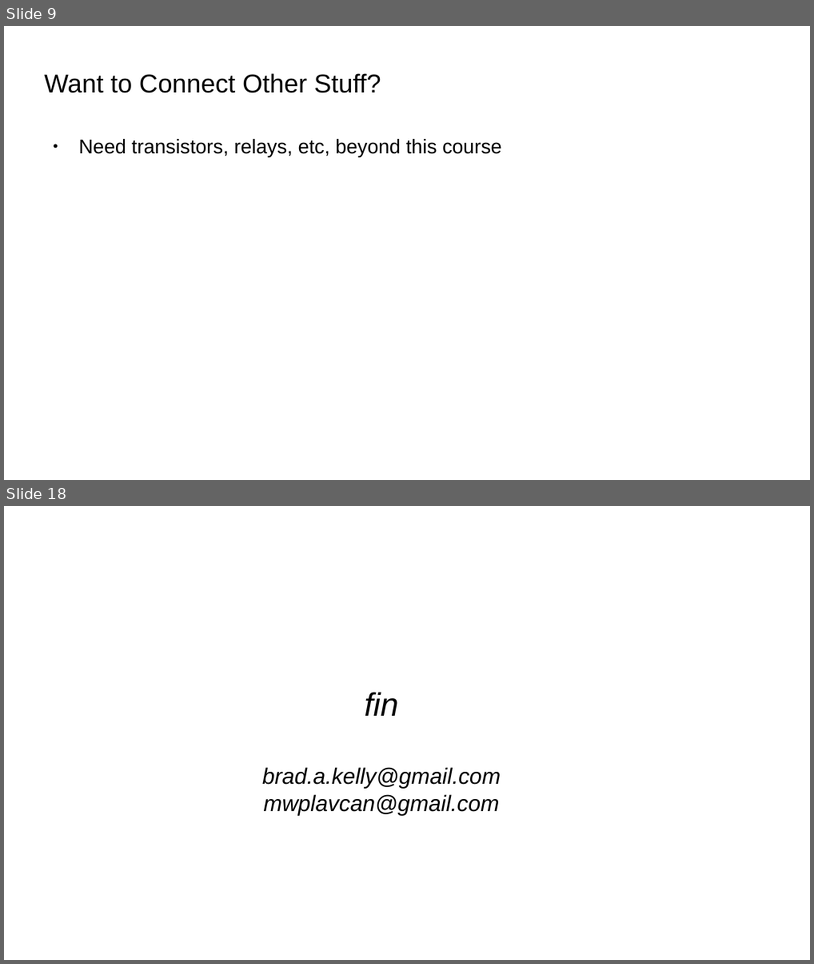
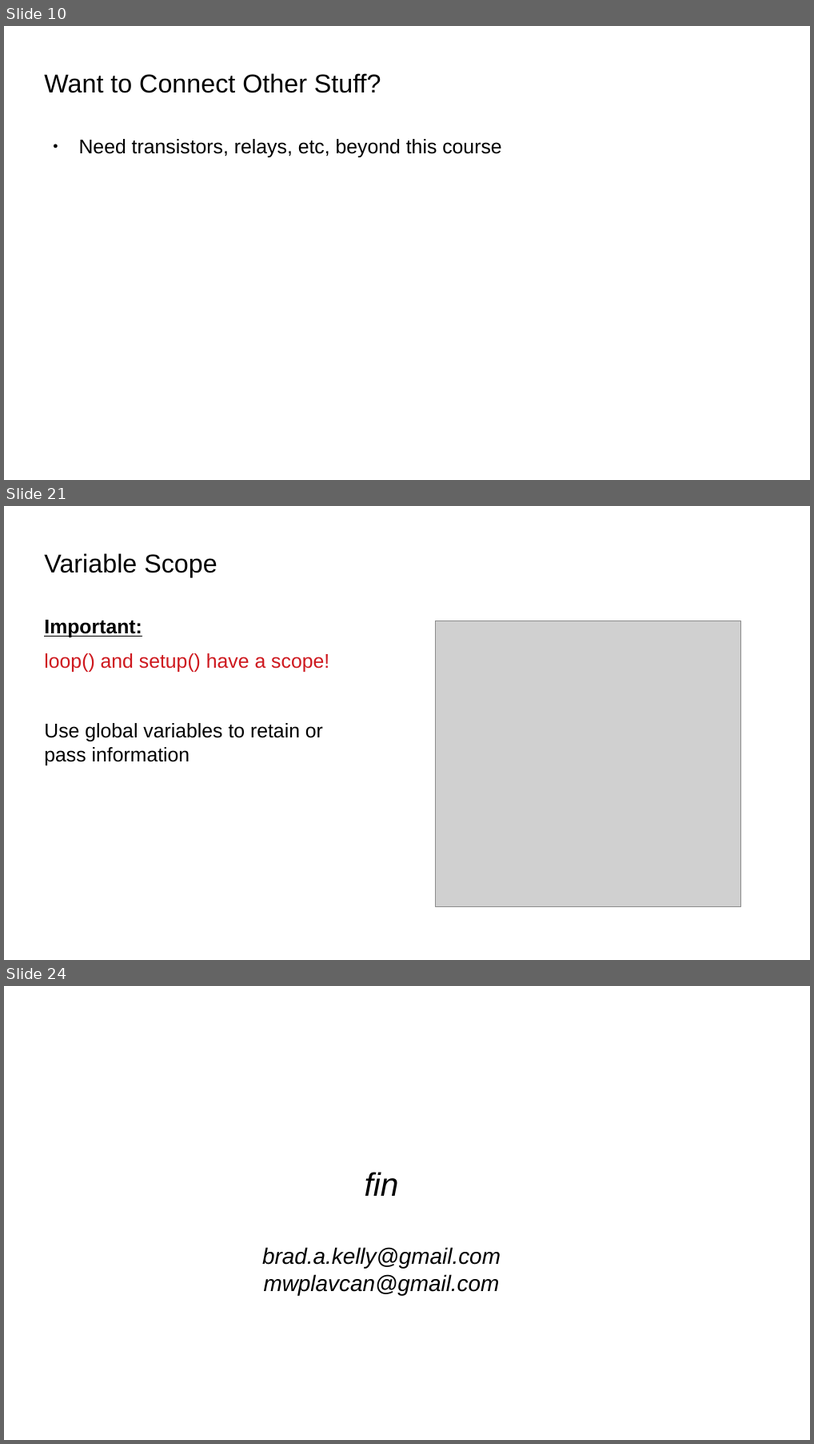
Before and after one commit to bradakelly/ArduinoDevelopmentWorkshop, a slide deck: CourseSlideshow.odp. Shown one above the other, each under a label of ours: slides 9 and 18 before the commit, slides 10, 21 and 24 after it; the slides between them are not shown. The pictures are 814x964 and 814x1444 pixels, drawn with LibreOffice and Linux fonts; fonts in the diff are those of the drawing; grey boxes stand for pictures; background and template pictures are left out. Boxes give left, top, right and bottom in pixels: in the first picture for what was removed or moved away, otherwise in the second. Text is boxed around its words. In the diff, an @@ line names an element or a change of style, - is before the commit and + after.

```diff
--- a/CourseSlideshow.odp
+++ b/CourseSlideshow.odp
@@ slide 21 added at (4,506,810,960), background picture (left out) @@
@@ title added at (44,553,217,577), 25.4 pt, text #000000 @@
+Variable Scope
@@ text added at (44,620,330,765), 19.5 pt, text #000000 @@
+Important:
+loop() and setup() have a scope!
+Use global variables to retain or
+pass information
@@ picture added at (437,621,742,906) @@
@@ what was slide 9 is now slide 10 @@
@@ what was slide 18 is now slide 24 @@
```
Also in this commit, not shown: 1 slide changed, 11 other slides added, 6 slides removed.
